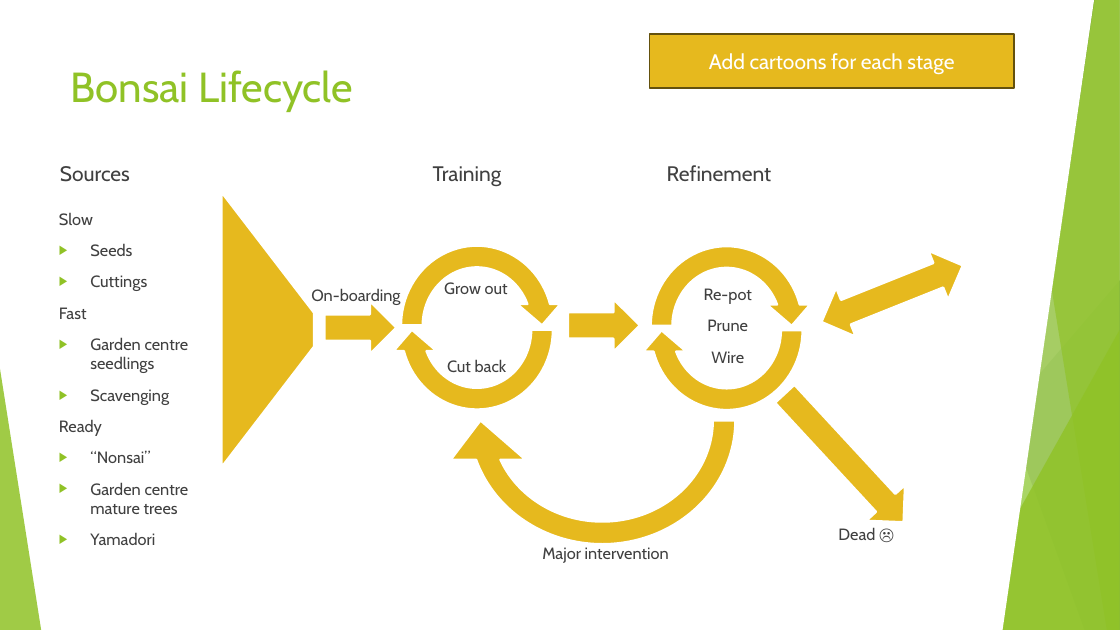
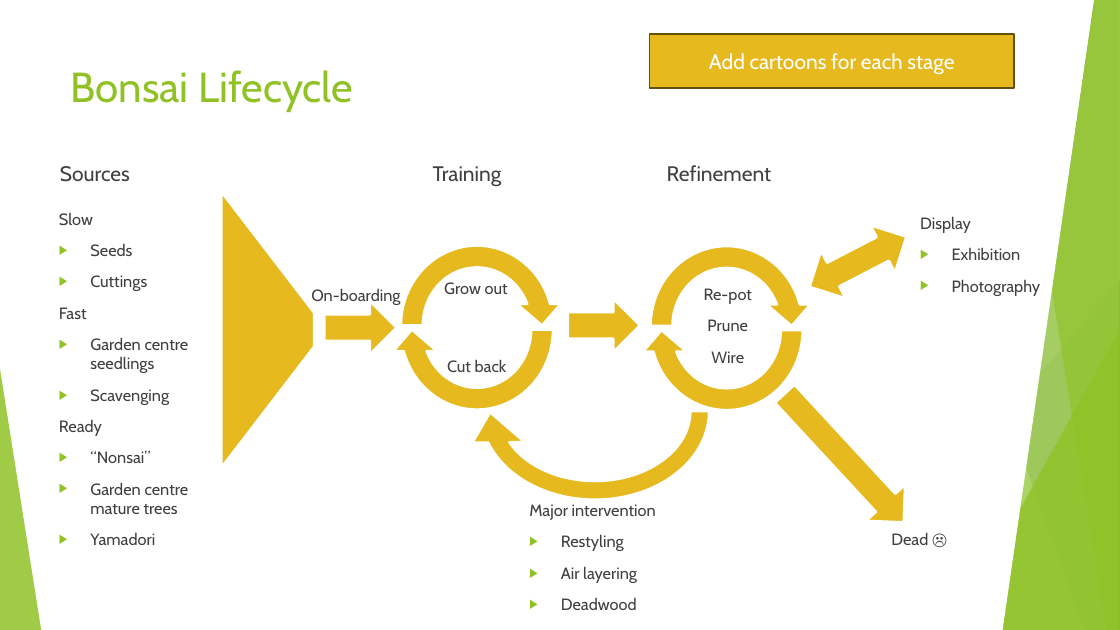
Before and after one commit to AlexLabram/Bonsai, a slide deck: slide 15 of WGCourse/Bonsai On A Budget (running).pptx. Drawn at 1120x630 pixels with LibreOffice and Linux fonts; fonts in the diff are those of the drawing. Boxes give left, top, right and bottom in pixels: in the first picture for what was removed or moved away, otherwise in the second. Text is boxed around its words. In the diff, an @@ line names an element or a change of style, - is before the commit and + after.

```diff
--- a/WGCourse/Bonsai On A Budget (running).pptx
+++ b/WGCourse/Bonsai On A Budget (running).pptx
@@ left right arrow at bbox=[798, 213, 919, 310]: rotation 338 to 332 degrees @@
@@ text added at bbox=[920, 216, 1041, 296], 14 pt, text #404040 @@
+Display
+▶ Exhibition
+▶ Photography
@@ circular arrow: place and size @@
-circular arrow at bbox=[443, 271, 761, 571]
+circular arrow at bbox=[464, 306, 725, 516]
@@ circular arrow at bbox=[464, 306, 725, 516]: proportions changed @@
@@ text "Major intervention": place and size @@
-text "Major intervention" at bbox=[542, 547, 669, 563]
+text "Major intervention" at bbox=[529, 504, 656, 610]
@@ text at bbox=[529, 504, 656, 520]: alignment centre to left @@
@@ text at bbox=[561, 534, 637, 610]: paragraphs added @@
+▶ Restyling
+▶ Air layering
+▶ Deadwood
@@ text "Dead ☹": place and size @@
-text "Dead ☹" at bbox=[838, 527, 875, 540]
+text "Dead ☹" at bbox=[891, 532, 928, 545]
```
Also in this commit, not shown: 2 other slides changed.
